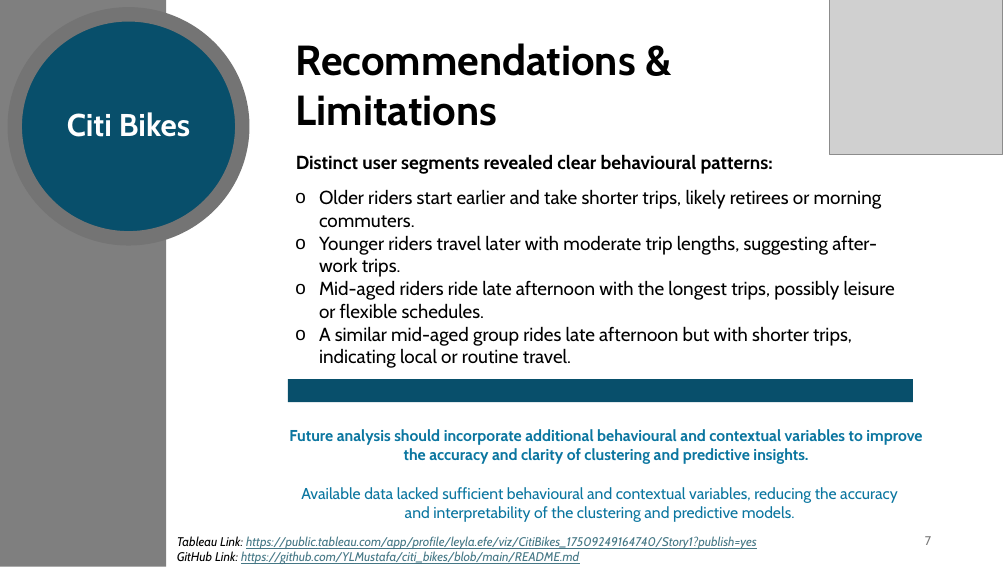
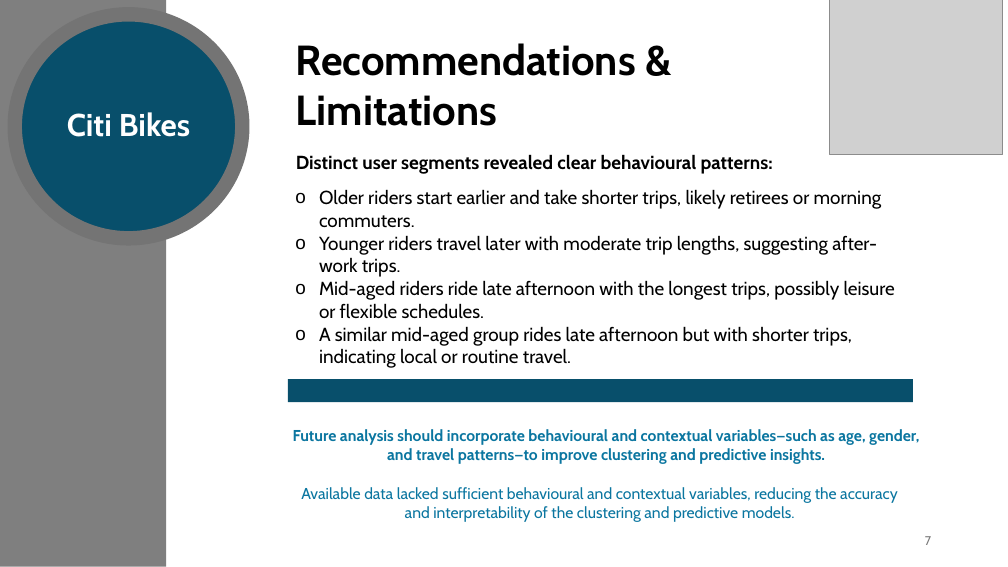
Before and after one commit to YLMustafa/citi_bikes, a slide deck: slide 7 of Citi_Bikes.pptx. Drawn at 1008x567 pixels with LibreOffice and Linux fonts; fonts in the diff are those of the drawing; grey boxes stand for pictures. Boxes give left, top, right and bottom in pixels: in the first picture for what was removed or moved away, otherwise in the second. Text is boxed around its words. In the diff, an @@ line names an element or a change of style, - is before the commit and + after.

```diff
--- a/Citi_Bikes.pptx
+++ b/Citi_Bikes.pptx
@@ text at [293, 429, 919, 464]: text changed @@
-Future analysis should incorporate additional behavioural and contextual variables to improve the accuracy and clarity of clustering and predictive insights.
+Future analysis should incorporate behavioural and contextual variables—such as age, gender, and travel patterns—to improve clustering and predictive insights.
@@ text removed at [177, 536, 757, 564] @@
-Tableau Link: https://public.tableau.com/app/profile/leyla.efe/viz/CitiBikes_17509249164740/Story1?publish=yes
-GitHub Link: https://github.com/YLMustafa/citi_bikes/blob/main/README.md
```
Also in this commit, not shown: 3 other slides changed.
